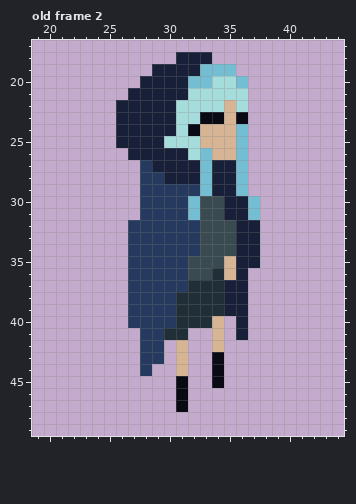
Edited in one commit: pixel-art file (DavisGGJ2023/Assets/ArtDev/Sprites/Protag/ProtagSide.aseprite). Above: the version before the commit.
64x64 pixels, 18 frames. Shown: old frame 2: x 19..44, y 17..49. The commit also changed other frames, which this record leaves out.
After the commit:
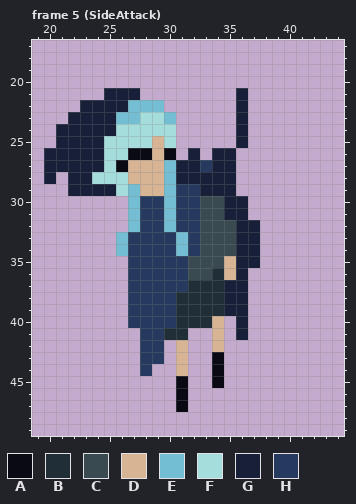
Palette (. is transparent): A #090a14  B #202e37  C #394a50  D #d7b594  E #73bed3  F #a4dddb  G #172038  H #253a5e
A new or re-ordered frame is compared with the old frame closest to it.
The exact change:
frames 18 -> 27
Frame 5 (SideAttack) is new; against old frame 2, layers "facialfeature", "hair", "head":
y 18: x 31..33 GGG -> ...
y 19: x 29..35 GGGGEEE -> .......
y 20: x 28..36 GGGGEEFFE -> .........
y 21: x 25..26 .. -> GG; x 28..36 GGGGFFFFF -> ........G
y 22: x 23..25 ... -> GGG; x 27..36 GGGGFFFFDF -> EEE......G
y 23: x 22..36 ....GGGGGFFAADA -> GGGGEEFFE.....G
y 24: x 21..36 .....GGGGGFADDDE -> GGGGGFFFFF.....G
y 25: x 21..29 .....GGGG -> GGGGFFFFD; x 31..36 FFDDDE -> .....G
y 26: x 20..36 .......GGGGGFEDDE -> GGGGGFFAADA.G.GG.
y 27: x 20..30 ........HGG -> GGGGGFADDDE; x 33 E -> H; x 36 E -> .
y 28: x 20 . -> G; x 22..30 ......HHG -> GGFFFDDDE; x 33 E -> G; x 36 E -> .
y 29: x 22..30 ......HHH -> GGGGFEDDE; x 33 E -> G; x 36 E -> .
y 30..31: x 27 . -> E; x 30 H -> E; x 32 E -> H; x 37 E -> .
y 32: x 27 H -> E; x 30 H -> E
y 33..34: x 26 . -> E; x 31 H -> E
Boxes around the changes in both pictures, in picture pixels (x1, y1, x2, y2):
changed: (44, 52, 260, 256)
